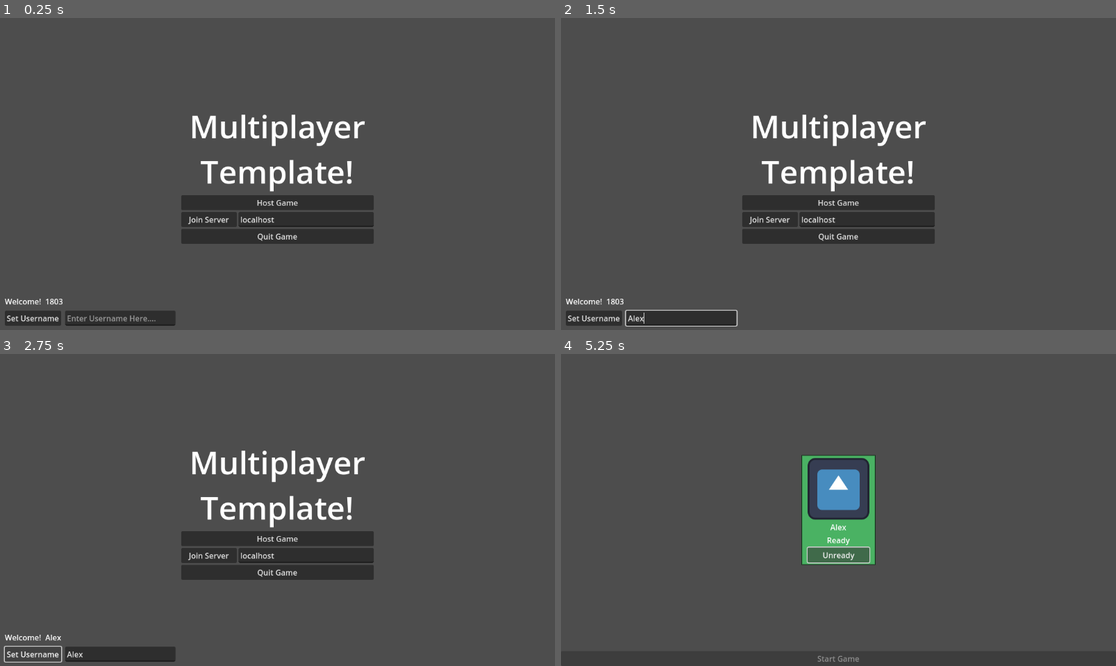
Above: before the commit, frames 1-4 (two rows, left to right).
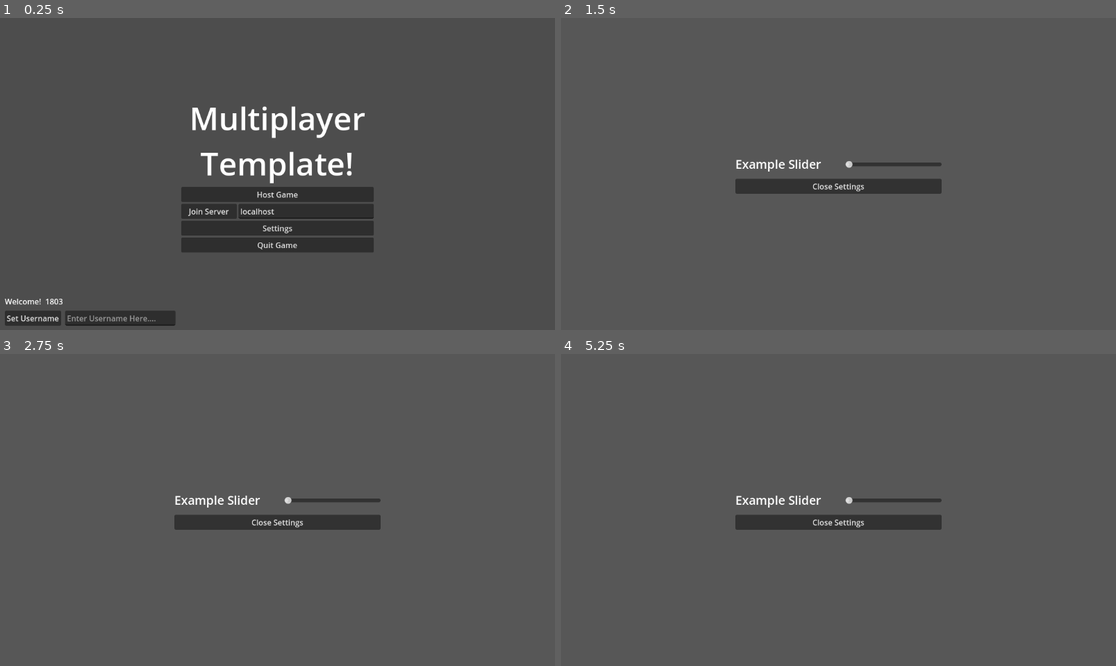
Above: after the commit, the same moments.

Repository: RichardGubijev/godot-multiplayer-template
Game: Godot game, scene res://multiplayer_files/game_scene/game.tscn
The game is run twice, just before and just after one commit, with the same random seed, the same clock (stepped at 60 frames per second) and the same inputs. The engine's default icon, where the game draws it, is replaced by a stand-in: a white triangle on a blue panel in a dark square.
Inputs (mouse positions are in pixels of both pictures, inside the frame that each line leads up to):
- Up to frame 1 (0.25 s): no input
- Up to frame 2 (1.5 s): click (683, 317) at 0.52 s; type "Alex" at 0.6 s; click (838, 227) at 1.25 s, where only the run after the commit has a clickable "Settings"
- Up to frame 3 (2.75 s): click "Set Username" at 2 s
- Up to frame 4 (5.25 s): click "Set Username" at 2.75 s; click "Set Username" at 3.5 s; click "Host Game" at 4.25 s; click (838, 553) at 5 s, where only the run before the commit has a clickable "Ready Up!"

The runs differ from the first frame. In frame 1, 5.4% of the frame differs, in the area x 32-68%, y 28-76%; in frame 2, 10%; in frame 3, 9.8%; in frame 4, 10%, in the area x 0-100%, y 32-100%.

Commit message:
Add settings menu and handle escape key

Diff:
--- a/multiplayer_files/escape_menu_scene/escape_menu_scene.gd
+++ b/multiplayer_files/escape_menu_scene/escape_menu_scene.gd
@@ -1,19 +1,24 @@
 extends Control
 
+var settings_menu_scene: PackedScene = preload("res://multiplayer_files/settings_menu_scene/settings_menu_scene.tscn")
+
 func _ready() -> void:
-	self.hide()
+		self.hide()
 
 func _unhandled_input(event: InputEvent) -> void:
 	if event.is_action_pressed("escape_menu"):
-		self.visible = !self.visible
+		if get_parent().has_node("SettingsMenuScene"):
+			get_parent().get_node("SettingsMenuScene").queue_free()
+		else:
+			self.visible = !self.visible
 
 func _on_resume_button_pressed() -> void:
 	self.hide()
 
-
 func _on_settings_button_pressed() -> void:
-	pass # Replace with function body.
-
+	var settings_menu = settings_menu_scene.instantiate()
+	get_parent().add_child(settings_menu)
+	self.hide()
 
 func _on_quit_game_button_pressed() -> void:
 	get_tree().quit()
--- a/multiplayer_files/main_menu_scene/main_menu.gd
+++ b/multiplayer_files/main_menu_scene/main_menu.gd
@@ -8,6 +8,7 @@
 
 var lobby_scene: PackedScene = preload("res://multiplayer_files/lobby_scene/lobby_scene.tscn")
 var escape_menu_scene: PackedScene = preload("res://multiplayer_files/escape_menu_scene/escape_menu_scene.tscn")
+var settings_menu_scene: PackedScene = preload("res://multiplayer_files/settings_menu_scene/settings_menu_scene.tscn")
 
 var PORT = 25565
 
@@ -39,3 +40,7 @@
 func load_escape_menu():
 	var escape_menu = escape_menu_scene.instantiate()
 	game.add_child(escape_menu)
+
+func _on_settings_button_pressed() -> void:
+	var settings_menu = settings_menu_scene.instantiate()
+	game.add_child(settings_menu)
--- a/multiplayer_files/main_menu_scene/main_menu.tscn
+++ b/multiplayer_files/main_menu_scene/main_menu.tscn
@@ -50,6 +50,10 @@
 size_flags_horizontal = 3
 text = "localhost"
 
+[node name="settings_button" type="Button" parent="VBoxContainer"]
+layout_mode = 2
+text = "Settings"
+
 [node name="quit_button" type="Button" parent="VBoxContainer"]
 layout_mode = 2
 text = "Quit Game"
@@ -92,5 +96,6 @@
 
 [connection signal="pressed" from="VBoxContainer/host_button" to="." method="_on_host_button_pressed"]
 [connection signal="pressed" from="VBoxContainer/HBoxContainer/join_button" to="." method="_on_join_button_pressed"]
+[connection signal="pressed" from="VBoxContainer/settings_button" to="." method="_on_settings_button_pressed"]
 [connection signal="pressed" from="VBoxContainer/quit_button" to="." method="_on_quit_button_pressed"]
 [connection signal="pressed" from="VBoxContainer2/HBoxContainer2/set_username_button" to="." method="_on_set_username_button_pressed"]
--- /dev/null
+++ b/multiplayer_files/settings_menu_scene/settings_menu_scene.gd
@@ -0,0 +1,7 @@
+extends Control
+
+func _on_example_slider_value_changed(value:float) -> void:
+	print(value)
+
+func _on_close_settings_button_pressed() -> void:
+	queue_free()
--- /dev/null
+++ b/multiplayer_files/settings_menu_scene/settings_menu_scene.tscn
@@ -0,0 +1,61 @@
+[gd_scene load_steps=3 format=3 uid="uid://486b7fngxsgo"]
+
+[ext_resource type="Script" path="res://multiplayer_files/settings_menu_scene/settings_menu_scene.gd" id="1_sedid"]
+
+[sub_resource type="StyleBoxFlat" id="StyleBoxFlat_1urg8"]
+bg_color = Color(0.340339, 0.340339, 0.340339, 1)
+
+[node name="SettingsMenuScene" type="Control"]
+layout_mode = 3
+anchors_preset = 15
+anchor_right = 1.0
+anchor_bottom = 1.0
+grow_horizontal = 2
+grow_vertical = 2
+script = ExtResource("1_sedid")
+
+[node name="Panel" type="Panel" parent="."]
+layout_mode = 1
+anchors_preset = 15
+anchor_right = 1.0
+anchor_bottom = 1.0
+grow_horizontal = 2
+grow_vertical = 2
+theme_override_styles/panel = SubResource("StyleBoxFlat_1urg8")
+
+[node name="VBoxContainer" type="VBoxContainer" parent="."]
+layout_mode = 1
+anchors_preset = 8
+anchor_left = 0.5
+anchor_top = 0.5
+anchor_right = 0.5
+anchor_bottom = 0.5
+offset_left = -211.0
+offset_top = -38.0
+offset_right = 211.0
+offset_bottom = 38.0
+grow_horizontal = 2
+grow_vertical = 2
+theme_override_constants/separation = 10
+
+[node name="HBoxContainer" type="HBoxContainer" parent="VBoxContainer"]
+layout_mode = 2
+size_flags_horizontal = 4
+size_flags_vertical = 4
+theme_override_constants/separation = 50
+
+[node name="example_label" type="Label" parent="VBoxContainer/HBoxContainer"]
+layout_mode = 2
+theme_override_font_sizes/font_size = 25
+text = "Example Slider"
+
+[node name="example_slider" type="HSlider" parent="VBoxContainer/HBoxContainer"]
+custom_minimum_size = Vector2(200, 40)
+layout_mode = 2
+
+[node name="close_settings_button" type="Button" parent="VBoxContainer"]
+layout_mode = 2
+text = "Close Settings"
+
+[connection signal="value_changed" from="VBoxContainer/HBoxContainer/example_slider" to="." method="_on_example_slider_value_changed"]
+[connection signal="pressed" from="VBoxContainer/close_settings_button" to="." method="_on_close_settings_button_pressed"]
